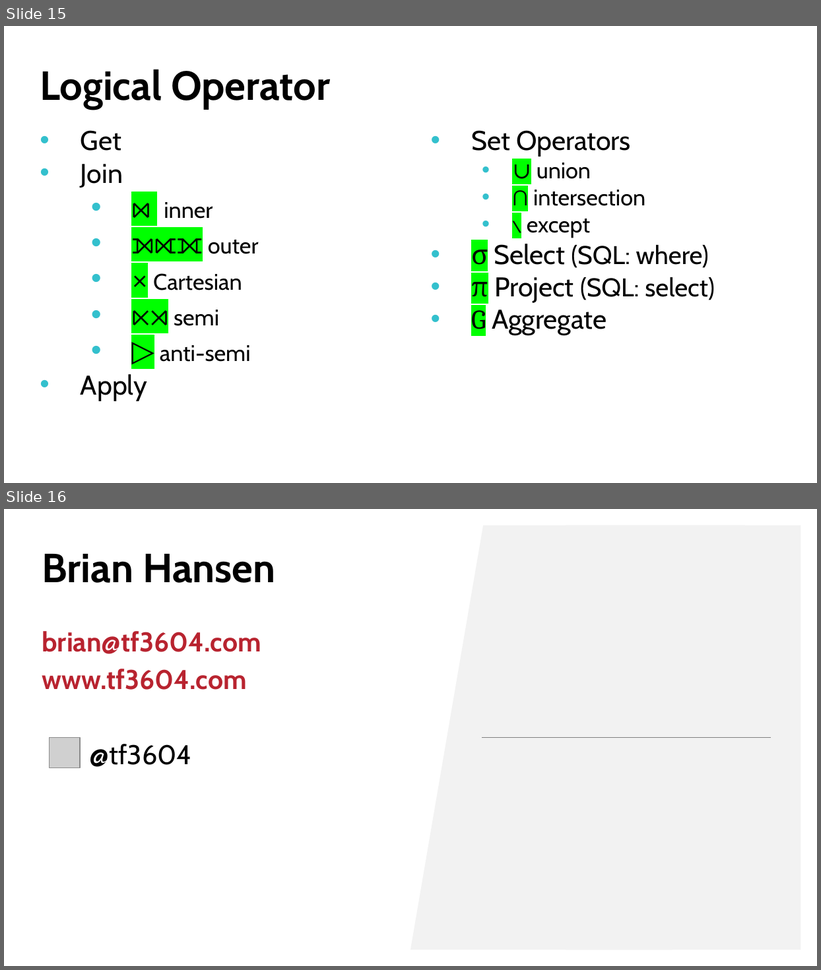
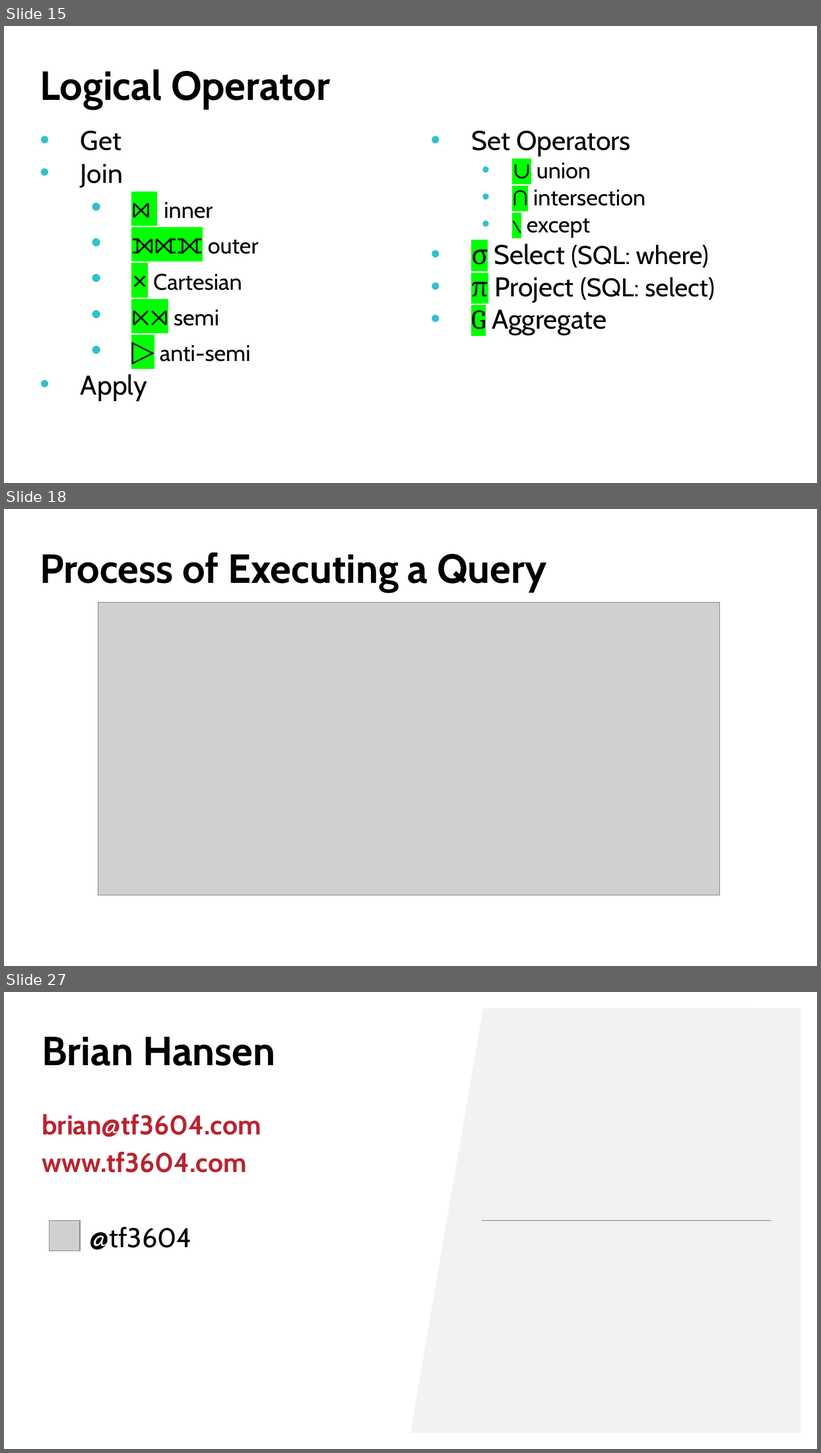
Before and after one commit to tf3604/OptimizerPresentation, a slide deck: Hansen - Get Your Optimizer to Give up All Its Secrets.pptx. Shown one above the other, each under a label of ours: slides 15 and 16 before the commit, slides 15, 18 and 27 after it; the slides between them are not shown. The pictures are 821x970 and 821x1453 pixels, drawn with LibreOffice and Linux fonts; fonts in the diff are those of the drawing; grey boxes stand for pictures; background and template pictures are left out. Boxes give left, top, right and bottom in pixels: in the first picture for what was removed or moved away, otherwise in the second. Text is boxed around its words. In the diff, an @@ line names an element or a change of style, - is before the commit and + after.

```diff
--- a/Hansen - Get Your Optimizer to Give up All Its Secrets.pptx
+++ b/Hansen - Get Your Optimizer to Give up All Its Secrets.pptx
@@ slide 18 added at [4,509,817,966], background picture (left out) @@
@@ title added at [40,552,547,592], 36 pt, text #000000, bold @@
+Process of Executing a Query
@@ picture added at [98,603,719,895] @@
@@ what was slide 16 is now slide 27 @@
```
Also in this commit, not shown: 10 other slides added.
